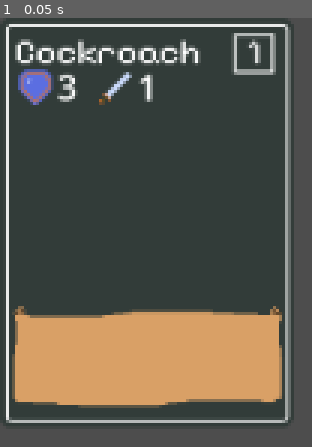
Above: before the commit, frame 1.
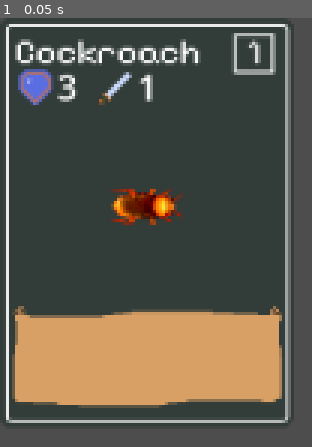
Above: after the commit, the same moment.

Repository: Degenerate-Games/Infestation
Game: Godot game, scene res://scenes/cards/cockroach.tscn
The game is run twice, just before and just after one commit, with the same random seed, the same clock (stepped at 60 frames per second) and the same inputs. This scene is started directly instead of the project's main scene.
Inputs:
- Up to frame 1 (0.05 s): no input

The runs differ from the first frame. In frame 1, 1.4% of the frame differs, in the area x 35-59%, y 39-49%.

Commit message:
Add hovering toggle and Art node as well as safety checks to _ready()

Diff:
--- a/scripts/card.gd
+++ b/scripts/card.gd
@@ -1,13 +1,19 @@
 extends Control
 
 var hoverable = true
+var hovering = false
 var growing = false
 var shrinking = false
 var start_scale
 var default_scale
 var full_scale = 0.75
 var start_position
-var default_position
+var default_position: Vector2:
+	get:
+		return default_position
+	set(value):
+		default_position = value
+		global_position = value
 var vertical_translation: Vector2 = Vector2.UP * 150
 
 @export_category("Card Data")
@@ -46,6 +52,13 @@
 		if $Sword/Attack:
 			$Sword/Attack.text = str(value)
 		attack = value
+@export var art_texture: Texture2D = null:
+	get:
+		return art_texture
+	set(value):
+		if $Art:
+			$Art.texture = value
+		art_texture = value
 @export var description: String = "":
 	get:
 		return description
@@ -58,12 +71,13 @@
 func _ready():
 	default_position = global_position
 	default_scale = get_global_transform().get_scale().x
-	$CardName.text = card_name
-	$PrestigeLabel.texture.region.position.x = prestige_level * 16.0
-	$Level.text = str(level)
-	$Shield/Defense.text = str(defense)
-	$Sword/Attack.text = str(attack)
-	$DescriptionBackground/Description.text = description
+	if $CardName: $CardName.text = card_name
+	if $PrestigeLabel: $PrestigeLabel.texture.region.position.x = prestige_level * 16.0
+	if $Level: $Level.text = str(level)
+	if $Shield/Defense: $Shield/Defense.text = str(defense)
+	if $Sword/Attack: $Sword/Attack.text = str(attack)
+	if $Art: $Art.texture = art_texture
+	if $DescriptionBackground/Description: $DescriptionBackground/Description.text = description
 
 # Called every frame. 'delta' is the elapsed time since the previous frame.
 func _process(delta):
@@ -87,6 +101,7 @@
 func _on_mouse_entered():
 	if !hoverable: return
 	$AnimationTimer.start(0.5)
+	hovering = true
 	growing = true
 	shrinking = false
 	start_position = global_position
@@ -96,6 +111,7 @@
 func _on_mouse_exited():
 	if !hoverable: return
 	$AnimationTimer.start(0.3)
+	hovering = false
 	growing = false
 	shrinking = true
 	start_position = global_position
